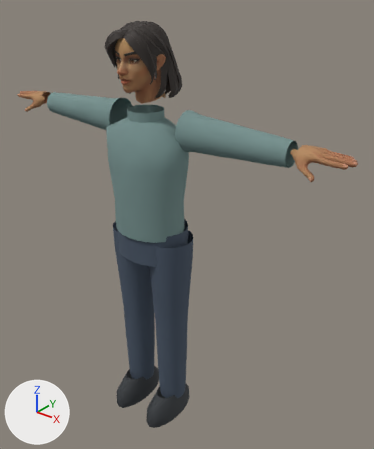
Renders of the glTF model public/world-tokyo/people/resident.glb from each side of a commit.
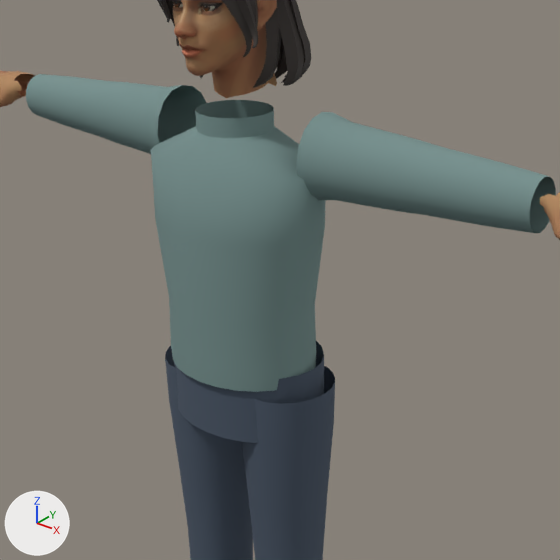
Old and new are each drawn whole from a camera (50 mm lens) standing at (1.355, -1.419, 1.929) and looking at (0.106, 0.142, 0.961) and again close up on the part from 9% to 80% of the width and 13% to 72% of the height. The lights are fixed; the arrows at lower left show +X, +Y and +Z. The first two pictures are the older version. Vertices at exactly the same position are counted once.

Before the edit, the objects in view are built like this:
```python
me_clothed_tokyo_resident = bpy.data.meshes.new('Clothed Tokyo resident')
me_clothed_tokyo_resident.from_pydata(...)  # 3964 vertices, 7478 faces; spans x -0.83..0.83, y -0.14..0.17, z 0.0..1.77
# faces by material slot: [5974, 608, 576, 320]
me_clothed_tokyo_resident.materials.append(mat_world_skin)  # picture img_image_0
me_clothed_tokyo_resident.materials.append(mat_world_shirt)  # greyish cyan #76908e
me_clothed_tokyo_resident.materials.append(mat_world_trousers)  # dark blue #485565
me_clothed_tokyo_resident.materials.append(mat_world_shoes)  # dark grey #35383c
me_hair_long = bpy.data.meshes.new('Hair_Long')
me_hair_long.from_pydata(...)  # 1521 vertices, 2906 faces; spans x -0.122..0.122, y -0.109..0.162, z 1.501..1.777
me_hair_long.materials.append(mat_world_hair)  # dark grey #352e2a
ob_hair_long = bpy.data.objects.new('Hair_Long', me_hair_long)
ob_hair_long.location = (0.0, 0.0, 0.0)
ob_superhero_female = bpy.data.objects.new('Superhero_Female', me_clothed_tokyo_resident)
ob_superhero_female.location = (0.0, 0.0, 0.0)
```
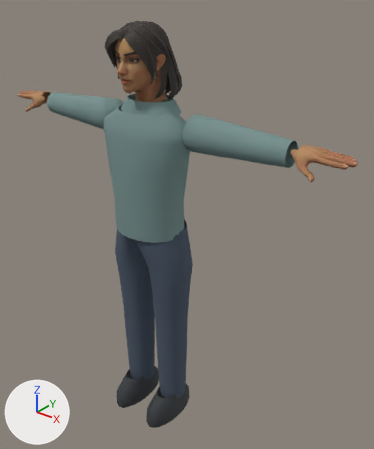
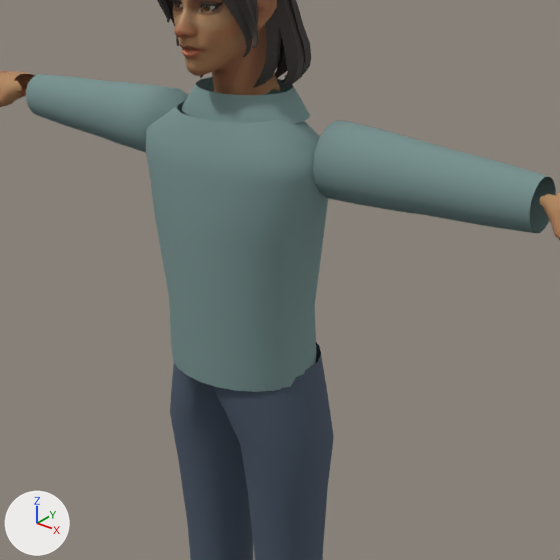
Location of each change, [x1, y1, x2, y2] in pixels of the close-ups (560 x 560 px; the box of a moved part takes in the faces that stretch with it):
part 1 of me_clothed_tokyo_resident, added
    after: [182, 77, 310, 124]
part 2 of me_clothed_tokyo_resident, deleted
    before: [195, 100, 274, 138]
part 3 of me_clothed_tokyo_resident, moved or reshaped
    both: [100, 0, 414, 246]
part 4 of me_clothed_tokyo_resident, moved or reshaped
    before: [165, 341, 335, 560]
    after: [170, 342, 334, 560]

The change, as a list of edits to the scene's bpy script:
```text
Change me_clothed_tokyo_resident:
    used by ob_superhero_female; location = (0.0, 0.0, 0.0)
    remove me_clothed_tokyo_resident.from_pydata(...)  # 3964 vertices, 7478 faces; spans x -0.83..0.83, y -0.14..0.17, z 0.0..1.77
    add me_clothed_tokyo_resident.from_pydata(...)  # 4124 vertices, 7820 faces; spans x -0.83..0.83, y -0.14..0.17, z 0.0..1.77
    me_clothed_tokyo_resident part 1: a new loose piece of 72 vertices spanning x -0.13..0.13, y -0.05..0.15, z 1.45..1.5, in mat_world_shirt (greyish cyan #76908e)
    me_clothed_tokyo_resident part 2: the loose piece of 48 vertices spanning x -0.07..0.07, y -0.05..0.09, z 1.41..1.46 is deleted
    me_clothed_tokyo_resident part 3: 158 vertices moved from x -0.22..0.22, y -0.11..0.13, z 1.33..1.73 to x -0.26..0.26, y -0.11..0.13, z 1.33..1.73; 56 vertices removed from x -0.17..0.17, y -0.05..0.13, z 1.32..1.48; 160 vertices added at x -0.2..0.2, y -0.1..0.14, z 1.33..1.5
    me_clothed_tokyo_resident part 4: 94 vertices moved from x -0.19..0.19, y -0.09..0.16, z 0.11..0.98 to x -0.19..0.19, y -0.08..0.15, z 0.11..0.98; 114 vertices removed from x -0.2..0.2, y -0.09..0.17, z 0.11..0.94; 146 vertices added at x -0.18..0.18, y -0.09..0.17, z 0.11..0.98
    other edits to the shape of me_clothed_tokyo_resident do not show in these pictures
```
